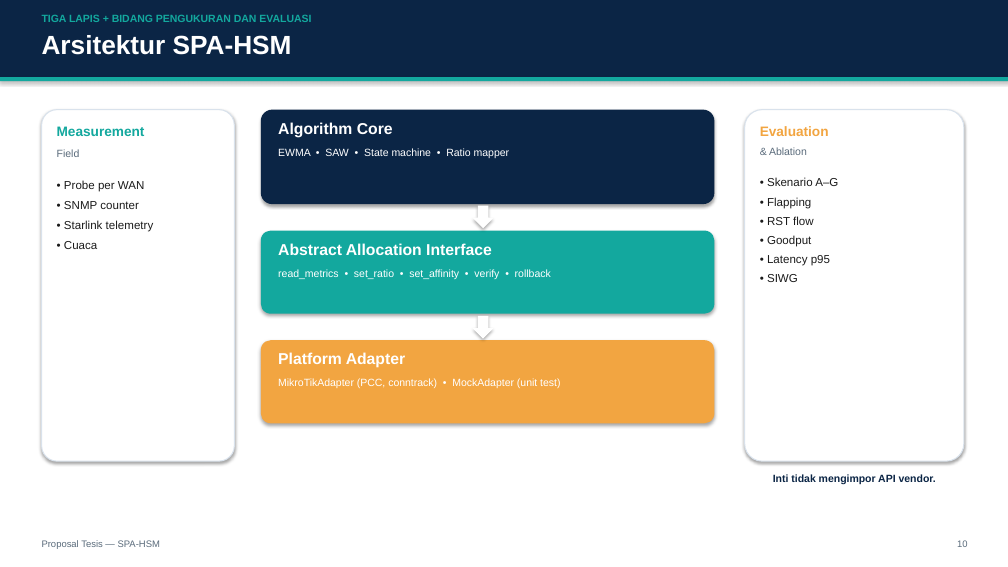
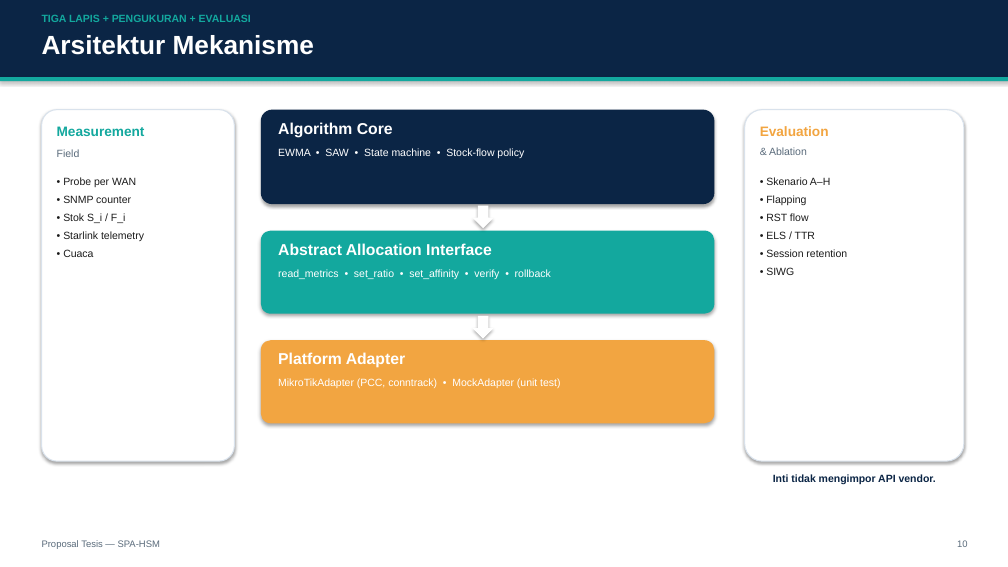
Before and after one commit to kasmilp/proposal_loadbalancing, a slide deck: slide 10 of 12_Presentasi/Proposal_Tesis_SPA-HSM.pptx. Drawn at 1008x567 pixels with LibreOffice and Linux fonts; fonts in the diff are those of the drawing. Boxes give left, top, right and bottom in pixels: in the first picture for what was removed or moved away, otherwise in the second. Text is boxed around its words. In the diff, an @@ line names an element or a change of style, - is before the commit and + after.

Commit message:
Perbarui positioning stock-flow dan konsistensi 01-12

```diff
--- a/12_Presentasi/Proposal_Tesis_SPA-HSM.pptx
+++ b/12_Presentasi/Proposal_Tesis_SPA-HSM.pptx
@@ text at [42, 15, 251, 22]: text changed @@
-TIGA LAPIS + BIDANG PENGUKURAN DAN EVALUASI
+TIGA LAPIS + PENGUKURAN + EVALUASI
@@ text at [42, 35, 314, 55]: text changed @@
-Arsitektur SPA-HSM
+Arsitektur Mekanisme
@@ text at [278, 148, 524, 158]: text changed @@
-EWMA • SAW • State machine • Ratio mapper
+EWMA • SAW • State machine • Stock-flow policy
@@ text at [63, 177, 144, 257]: size 11 to 10 pt in "• Probe per WAN", "• SNMP counter", "• Starlink telemetry", "• Cuaca"; less space between paragraphs @@
@@ text at [766, 177, 830, 185]: text changed; size 11 to 10 pt @@
-• Skenario A–G
+• Skenario A–H
@@ text at [766, 195, 809, 275]: size 11 to 10 pt in "• Flapping", "• RST flow", "• SIWG" @@
@@ text at [63, 213, 126, 223]: paragraph added @@
+• Stok S_i / F_i
@@ text at [766, 231, 847, 257]: text changed; size 11 to 10 pt @@
-• Goodput
-• Latency p95
+• ELS / TTR
+• Session retention
```
Also in this commit, not shown: 17 other slides changed, 11 other files.
